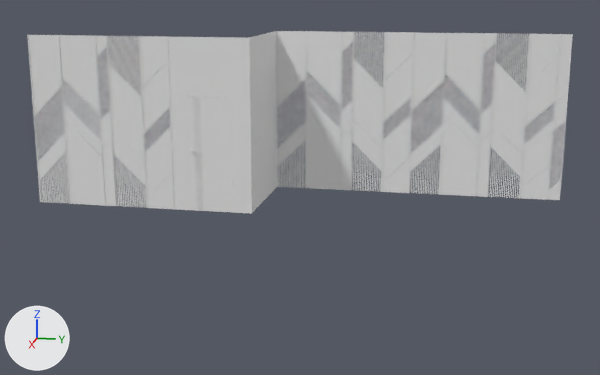
Two versions of the FBX model Assets/ArchViz Office/Meshes/Wood_panels.fbx, one commit apart.
The view is the same before and after, from a 50 mm lens placed at (11.46, 3.37, 3.87), pointed at (-1.46, 0.78, 0.64). The axes (+X, +Y, +Z) are drawn at lower left. The lights are the same throughout. Where no turn or scale is listed for an object, it has been applied to the vertices.

Names of what the first picture shows: 'Wood_panels'.
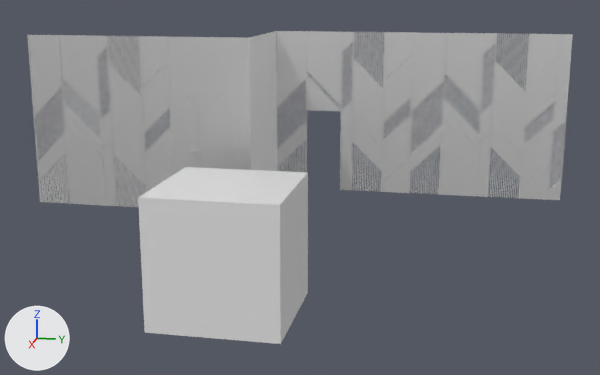
What changed in the scene script:
```text
Change mat_wood_panels:
    mat_wood_panels.metallic: 0.0 -> 1.0
Add mat_material:
    mat_material = principled_material('Material')
    mat_material.base_color = (0.8, 0.8, 0.8)  # white #e7e7e7
    mat_material.roughness = 0.4
Change me_wood_panels:
    used by ob_wood_panels; location = (0.0, 0.0, 0.0)
    remove me_wood_panels.from_pydata(...)  # 5861 vertices, 2995 faces; spans x -4.0..-1.93, y -4.14..5.14, z 0.0..3.0
    add me_wood_panels.from_pydata(...)  # 5767 vertices, 2946 faces; spans x -4.0..-1.93, y -4.14..5.14, z 0.0..3.0
    me_wood_panels part 1
    13 vertices are removed from x -4.0..-3.98, y 0.41..1.06, z 1.17..2.17
    17 faces are deleted
    3 vertices move from x -4.0..-3.98, y 0.41..1.06, z 1.52..2.17 to x -4.0..-3.98, y 0.4..0.41, z 1.52..2.17
    3 vertices are added at (-4.0, 1.07, 1.52), (-3.98, 1.06, 1.53), (-3.98, 1.07, 1.52)
    3 new faces join them, mat_wood_panels (white #e7e7e7)
Add me_cube:
    me_cube.from_pydata(...)  # a box spanning x -1.0..1.0, y -1.0..1.0, z -1.0..1.0
    me_cube.materials.append(mat_material)  # white #e7e7e7
Add ob_cube:
    ob_cube = bpy.data.objects.new('Cube', me_cube)
    ob_cube.location = (0.0, 0.0, 0.0)
```

Changed parts and their boxes [x1, y1, x2, y2] in the pictures (600 x 375 px):
'Wood_panels', surface changed, reshaped
    before: [27, 31, 573, 214]
    after: [27, 31, 573, 207]
'Cube', added
    after: [138, 167, 308, 344]
part 1 of me_wood_panels, cut back
    before: [307, 76, 341, 190]
    after: [307, 76, 341, 111]
